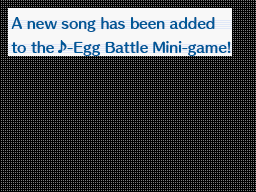
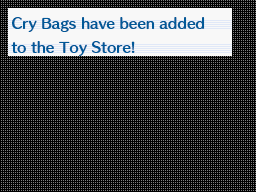
Revision of a layered 256x192 image; what changed, layer by layer:
hid "A new song has been added to the ♪-Egg Battle Mini-game!", painted on it over [11, 17, 231, 56]
renamed "Cry Bags have been added to the Toy Shop!" to "Cry Bags have been added to the Toy Store!", showed it, painted on it over [11, 17, 205, 56]
